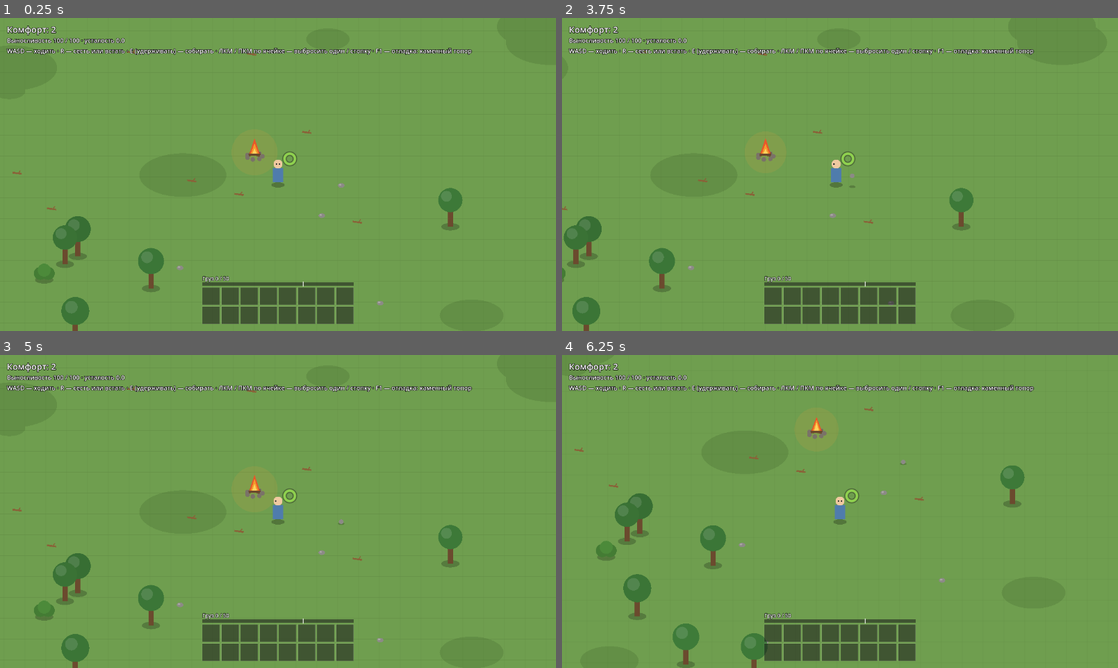
Above: before the commit, frames 1-4 (two rows, left to right).
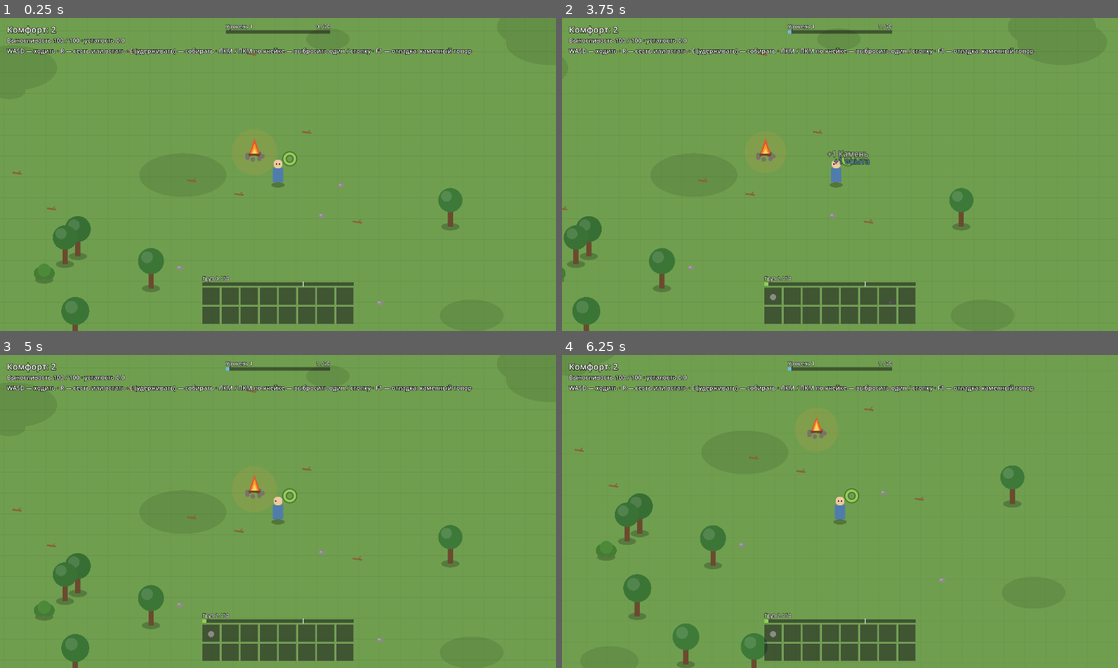
Above: after the commit, the same moments.

Repository: Chikkl/ember-wayfarer
Game: Godot game, scene res://src/main.tscn
The game is run twice, just before and just after one commit, with the same random seed, the same clock (stepped at 60 frames per second) and the same inputs.
Inputs (mouse positions are in pixels of both pictures, inside the frame that each line leads up to):
- Up to frame 1 (0.25 s): no input
- Up to frame 2 (3.75 s): tap Enter at 0.5, 2 s; drag from (840, 299) to (895, 105) at 0.52 s; tap Space at 1.25, 3.5 s; drag from (728, 190) to (812, 237) at 1.27 s; move the mouse to (895, 105) at 2.02 s; hold D (move_right) 2.03-2.75 s; hold E (interact) 2.03-2.75 s; tap R (rest) at 2.1 s; click (895, 105) at 2.17 s; drag from (812, 237) to (673, 127) at 2.77 s; move the mouse to (1006, 221) at 3.52 s; hold A (move_left) from 3.53 s (still down); hold E (interact) from 3.53 s (still down); tap Alt at 3.6 s; click (1006, 221) at 3.67 s
- Up to frame 3 (5 s): release A (move_left) at 4.25 s; release E (interact) at 4.25 s; drag from (111, 464) to (194, 433) at 4.27 s
- Up to frame 4 (6.25 s): tap Enter at 5 s; move the mouse to (867, 511) at 5.02 s; hold S (move_down) 5.03-5.75 s; hold E (interact) 5.03-5.75 s; click (867, 511) at 5.17 s; drag from (756, 433) to (728, 527) at 5.77 s

The runs differ from the first frame. In frame 1, 0.3% of the frame differs, in the area x 40-60%, y 2-6%; in frame 2, 0.6%, in the area x 36-60%, y 2-91%; in frame 3, 0.4%; in frame 4, 0.4%.

Commit message:
feat: Earn experience and levels from gathering
- Dropped loot gives experience by the xp column of data/items.csv,
  shown as "+N опыта" over the node
- Levels follow xp_base and xp_growth, extra experience carries
  over, every level gives development points
- The experience bar with the level and unspent points sits at the
  top of the screen; a new level flashes a ring around the player
- Picked sticks and stones go straight into the inventory: before,
  the player could walk away while the loot hopped and leave it

Diff:
--- a/src/main.tscn
+++ b/src/main.tscn
@@ -6,6 +6,7 @@
 [ext_resource type="PackedScene" path="res://src/player/player.tscn" id="4_player"]
 [ext_resource type="Script" path="res://src/ui/hud.gd" id="5_hud"]
 [ext_resource type="Script" path="res://src/ui/inventory_bar.gd" id="6_inventory"]
+[ext_resource type="Script" path="res://src/ui/xp_bar.gd" id="7_xp"]
 
 [node name="Main" type="Node2D"]
 script = ExtResource("1_main")
@@ -42,6 +43,9 @@
 [node name="Inventory" type="Control" parent="Hud"]
 script = ExtResource("6_inventory")
 
+[node name="Experience" type="Control" parent="Hud"]
+script = ExtResource("7_xp")
+
 [node name="Hint" type="Label" parent="Hud"]
 offset_left = 16.0
 offset_top = 66.0
--- a/src/player/player.gd
+++ b/src/player/player.gd
@@ -24,17 +24,23 @@
 const NEED_TOOL_HINT := "нужен инструмент"
 const BUNDLE_COLOR := Color("9b7a4c")
 const HIT_FLASH_TIME := 0.12
+const XP_COLOR := Color("6fb7e8")
+const LEVEL_COLOR := Color("ffd25e")
+## A ring grows around the player on a new level.
+const LEVEL_FLASH_TIME := 0.6
 ## A dropped pile lands this many tiles in front of the player.
 const DROP_DISTANCE_TILES := 0.8
 
 var stamina: Stamina
 var inventory: Inventory
+var progression: Progression
 var is_resting := false
 var facing := Facing.DOWN
 
 var _move_speed_px: float
 var _accel_time: float
 var _rest_params: Dictionary
+var _items: Dictionary
 var _work: WorkRhythm
 var _interact_radius_px: float
 ## Rows of data/tools.csv and the rhythm of work by hand.
@@ -45,6 +51,7 @@
 var _tool: ToolStats
 var _highlighted: ResourceNode
 var _hit_flash := 0.0
+var _level_flash := 0.0
 
 
 func _ready() -> void:
@@ -55,7 +62,10 @@
 	_accel_time = maxf(float(params.move_accel_time), 0.001)
 	_rest_params = GameData.params("comfort")
 	var gathering := GameData.params("gathering")
-	inventory = Inventory.new(gathering, GameData.table("items"))
+	_items = GameData.table("items")
+	inventory = Inventory.new(gathering, _items)
+	progression = Progression.new(GameData.params("progression"))
+	progression.leveled_up.connect(_on_leveled_up)
 	_tools = GameData.table("tools")
 	_hands_interval = float(gathering.hit_interval)
 	_work = WorkRhythm.new(_hands_interval)
@@ -78,6 +88,7 @@
 		regen_mult = CampComfort.rest_regen_mult(comfort, _rest_params)
 	stamina.update(delta, rest_rate, regen_mult)
 	_hit_flash = maxf(_hit_flash - delta, 0.0)
+	_level_flash = maxf(_level_flash - delta, 0.0)
 	queue_redraw()
 
 
@@ -90,7 +101,7 @@
 ## [method Inventory.carry_amount] first.
 func pick_up(item_id: String, amount := 1) -> void:
 	inventory.add(item_id, amount)
-	var item_name: String = GameData.table("items")[item_id].name
+	var item_name: String = _items[item_id].name
 	FloatingText.spawn(get_parent(), position + Vector2(0, -52), "+%d %s" % [amount, item_name])
 
 
@@ -169,7 +180,8 @@
 	if _work.update(delta, stamina, cost) and _target != null:
 		_hit_flash = HIT_FLASH_TIME
 		facing = facing_for(_target.global_position - global_position, facing)
-		_target.hit(_tool.power)
+		var loot := _target.hit(_tool.power)
+		_gain_xp(Progression.loot_xp(loot, _items), _target.position + Vector2(0, -44))
 
 
 ## Work needs a fitting tool in the inventory, the strongest one is taken.
@@ -187,6 +199,20 @@
 	_tool = ToolStats.new(tool_id, _tools, _hands_interval)
 	_work.interval = _tool.hit_interval
 	_work.start()
+
+
+## Experience for a result, shown as "+N опыта" over [param at].
+## Rules: docs/systems/tech-tree.md, "Опыт и уровень".
+func _gain_xp(amount: int, at: Vector2) -> void:
+	if amount <= 0:
+		return
+	FloatingText.spawn(get_parent(), at, "+%d опыта" % amount, XP_COLOR)
+	progression.add_xp(amount)
+
+
+func _on_leveled_up(level: int) -> void:
+	_level_flash = LEVEL_FLASH_TIME
+	FloatingText.spawn(get_parent(), position + Vector2(0, -68), "Уровень %d!" % level, LEVEL_COLOR)
 
 
 ## Work goes on while the node is in reach and the tool still fits it:
@@ -255,6 +281,11 @@
 	_draw_eyes(head)
 	if _target != null and _tool.id not in NodeHarvest.NO_TOOL:
 		_draw_tool()
+	if _level_flash > 0.0:
+		var t := _level_flash / LEVEL_FLASH_TIME
+		var color := LEVEL_COLOR
+		color.a = t
+		draw_arc(Vector2(0, -16), 14.0 + (1.0 - t) * 22.0, 0.0, TAU, 40, color, 3.0, true)
 
 
 ## The tool comes out of the inventory while the player works with it.
--- /dev/null
+++ b/src/player/progression.gd
@@ -0,0 +1,47 @@
+class_name Progression
+extends RefCounted
+## Experience, level and development points. Experience comes for results:
+## dropped resources and crafted items, never for a single strike.
+## Rules: docs/systems/tech-tree.md, "Опыт и уровень". Values: data/progression.json.
+
+signal leveled_up(level: int)
+
+var level := 1
+## Experience gathered towards the next level.
+var xp := 0
+## Unspent development points.
+var points := 0
+
+var _base: float
+var _growth: float
+var _points_per_level: int
+
+
+func _init(params: Dictionary) -> void:
+	_base = float(params.xp_base)
+	_growth = float(params.xp_growth)
+	_points_per_level = int(params.points_per_level)
+
+
+## Experience for [param loot] ({item_id: count}) by the xp column of [param items].
+static func loot_xp(loot: Dictionary, items: Dictionary) -> int:
+	var total := 0
+	for item_id: String in loot:
+		total += int(items[item_id].xp) * int(loot[item_id])
+	return total
+
+
+## Experience needed to go from [param from_level] to the next level.
+func threshold(from_level: int) -> int:
+	return roundi(_base * pow(_growth, from_level - 1))
+
+
+## Adds experience. Extra experience carries over to the next level,
+## every new level gives its points, several levels at once go one by one.
+func add_xp(amount: int) -> void:
+	xp += amount
+	while xp >= threshold(level):
+		xp -= threshold(level)
+		level += 1
+		points += _points_per_level
+		leveled_up.emit(level)
--- a/src/ui/hud.gd
+++ b/src/ui/hud.gd
@@ -9,15 +9,17 @@
 @onready var _debug_label: Label = $Debug
 @onready var _hint_label: Label = $Hint
 @onready var _inventory_bar: InventoryBar = $Inventory
+@onready var _xp_bar: XpBar = $Experience
 
 
 func _ready() -> void:
 	_inventory_bar.setup(player.inventory)
 	_inventory_bar.drop_requested.connect(player.drop_from_slot)
+	_xp_bar.setup(player.progression)
 
 
-## Capture mode keeps only the inventory bar: the text lines are placeholders
-## and debug values.
+## Capture mode keeps only the inventory and experience bars: the text lines
+## are placeholders and debug values.
 func hide_text() -> void:
 	_comfort_label.hide()
 	_debug_label.hide()
--- /dev/null
+++ b/src/ui/xp_bar.gd
@@ -0,0 +1,62 @@
+class_name XpBar
+extends Control
+## Level, experience bar and unspent points at the top of the screen.
+## Feedback rules: docs/systems/tech-tree.md, "Обратная связь игроку".
+
+const WIDTH_PX := 240.0
+const BAR_HEIGHT_PX := 8.0
+const LABEL_HEIGHT_PX := 16.0
+const TOP_MARGIN_PX := 12
+const FONT_SIZE := 12
+## Share of the bar the shown fill moves per second towards the real one.
+const FILL_SPEED := 1.5
+const BACK_COLOR := Color(0.1, 0.1, 0.1, 0.55)
+const XP_COLOR := Color("6fb7e8")
+const POINTS_COLOR := Color("ffd25e")
+
+var progression: Progression
+
+var _shown := 0.0
+var _shown_level := 1
+
+
+func setup(player_progression: Progression) -> void:
+	progression = player_progression
+	_shown_level = progression.level
+	size = Vector2(WIDTH_PX, LABEL_HEIGHT_PX + BAR_HEIGHT_PX)
+	set_anchors_and_offsets_preset(PRESET_CENTER_TOP, PRESET_MODE_KEEP_SIZE, TOP_MARGIN_PX)
+	mouse_filter = MOUSE_FILTER_IGNORE
+
+
+func _process(delta: float) -> void:
+	if progression == null:
+		return
+	if progression.level != _shown_level:
+		_shown_level = progression.level
+		_shown = 0.0
+	var target := float(progression.xp) / progression.threshold(progression.level)
+	_shown = move_toward(_shown, target, FILL_SPEED * delta)
+	queue_redraw()
+
+
+func _draw() -> void:
+	if progression == null:
+		return
+	var font := ThemeDB.fallback_font
+	var threshold := progression.threshold(progression.level)
+	_draw_text(font, Vector2(0, LABEL_HEIGHT_PX - 4), "Уровень %d" % progression.level)
+	var numbers := "%d / %d" % [progression.xp, threshold]
+	var numbers_width := font.get_string_size(numbers, HORIZONTAL_ALIGNMENT_LEFT, -1, FONT_SIZE).x
+	_draw_text(font, Vector2(size.x - numbers_width, LABEL_HEIGHT_PX - 4), numbers)
+	if progression.points > 0:
+		var points := "Очки развития: %d" % progression.points
+		var points_x := (size.x - font.get_string_size(points, 0, -1, FONT_SIZE).x) / 2.0
+		_draw_text(font, Vector2(points_x, LABEL_HEIGHT_PX - 4), points, POINTS_COLOR)
+	var bar := Rect2(0, LABEL_HEIGHT_PX, size.x, BAR_HEIGHT_PX)
+	draw_rect(bar, BACK_COLOR)
+	draw_rect(Rect2(bar.position, Vector2(bar.size.x * _shown, bar.size.y)), XP_COLOR)
+
+
+func _draw_text(font: Font, at: Vector2, text: String, color := Color.WHITE) -> void:
+	draw_string_outline(font, at, text, HORIZONTAL_ALIGNMENT_LEFT, -1, FONT_SIZE, 3, Color.BLACK)
+	draw_string(font, at, text, HORIZONTAL_ALIGNMENT_LEFT, -1, FONT_SIZE, color)
--- a/src/world/resource_node.gd
+++ b/src/world/resource_node.gd
@@ -77,8 +77,8 @@
 
 
 ## One hit by the player with a tool of [param power]: the node shakes and drops
-## its loot for this hit.
-func hit(power := 1.0) -> void:
+## its loot for this hit. Returns the loot as {item_id: count}.
+func hit(power := 1.0) -> Dictionary:
 	var loot := harvest.hit(power)
 	_bar = BAR_TIME
 	_start_shake()
@@ -87,6 +87,7 @@
 			_drop(item_id)
 	if harvest.is_depleted():
 		_deplete()
+	return loot
 
 
 ## Seconds until the node comes back, 0 if it is not waiting.
@@ -165,7 +166,14 @@
 	queue_redraw()
 
 
+## A stick or a stone goes straight into the inventory: the pickup is instant.
+## Loot the player cannot carry falls on the ground like any other loot.
 func _drop(item_id: String) -> void:
+	if node_id in FLAT_NODES:
+		var player: Player = get_tree().get_first_node_in_group(Player.GROUP)
+		if player != null and player.inventory.carry_amount(item_id) > 0:
+			player.pick_up(item_id)
+			return
 	var item := GroundItem.new()
 	item.item_id = item_id
 	item.position = position
--- a/tests/unit/test_gathering_flow.gd
+++ b/tests/unit/test_gathering_flow.gd
@@ -41,6 +41,7 @@
 	await wait_seconds(1.0)
 	assert_eq(player.inventory.count("leaves"), 6)
 	assert_almost_eq(player.stamina.fatigue, 0.36, 0.001, "3 hits of 4 stamina were spent")
+	assert_eq(player.progression.xp, 6, "1 xp per leaf, given when the leaves drop")
 
 
 func test_tree_without_axe_only_shakes() -> void:
@@ -49,6 +50,7 @@
 	await _hold_interact(0.7)
 	assert_eq(tree.harvest.hits_left, 6)
 	assert_eq(player.stamina.value, stamina)
+	assert_eq(player.progression.xp, 0, "Pushing gives no xp")
 
 
 func test_chopper_fells_a_tree_with_light_quick_strikes() -> void:
@@ -58,6 +60,7 @@
 	assert_eq(tree.node_id, "stump", "15 strikes every 0.4 s take 5.6 s")
 	assert_eq(tree.harvest.hits_left, 2.0, "The chopper does not take the stump")
 	assert_almost_eq(player.stamina.fatigue, 2.25, 0.001, "15 strikes of 5 stamina")
+	assert_eq(player.progression.xp, 14, "The same xp for a tree with any tool")
 
 
 func test_axe_is_taken_over_the_chopper() -> void:
@@ -67,3 +70,23 @@
 	await _hold_interact(3.1)
 	assert_eq(tree.node_id, "stump", "6 strikes every 0.6 s take 3.0 s")
 	assert_almost_eq(player.stamina.fatigue, 1.44, 0.001, "6 strikes of 8 stamina")
+
+
+func test_picked_stick_goes_straight_into_the_inventory() -> void:
+	_place("ground_stick")
+	await _hold_interact(0.05)
+	assert_eq(player.inventory.count("stick"), 1, "No hop and pull: the pickup is instant")
+	assert_eq(_piles().size(), 0)
+
+
+func test_stone_over_the_cap_stays_on_the_ground() -> void:
+	player.inventory.add("log", 7)
+	player.inventory.add("stone", 2)
+	_place("ground_stone")
+	await _hold_interact(0.05)
+	assert_eq(player.inventory.count("stone"), 2, "74 of 75: one more stone does not fit")
+	assert_eq(_piles().size(), 1, "The stone lies on the ground")
+
+
+func _piles() -> Array[Node]:
+	return world.get_children().filter(func(node: Node) -> bool: return node is GroundItem)
--- /dev/null
+++ b/tests/unit/test_progression.gd
@@ -0,0 +1,50 @@
+extends GutTest
+## Experience and levels from docs/systems/tech-tree.md, "Опыт и уровень",
+## with real data/progression.json and data/items.csv.
+
+var progression: Progression
+
+
+func before_each() -> void:
+	progression = Progression.new(GameData.params("progression"))
+
+
+func test_thresholds_match_the_spec_table() -> void:
+	var thresholds: Array[int] = []
+	for level in range(1, 6):
+		thresholds.append(progression.threshold(level))
+	assert_eq(thresholds, [30, 51, 87, 147, 251])
+
+
+func test_start_on_level_one_with_nothing() -> void:
+	assert_eq(progression.level, 1)
+	assert_eq(progression.xp, 0)
+	assert_eq(progression.points, 0)
+
+
+func test_level_up_gives_a_point_and_keeps_the_extra_xp() -> void:
+	watch_signals(progression)
+	progression.add_xp(29)
+	assert_eq(progression.level, 1)
+	progression.add_xp(5)
+	assert_eq(progression.level, 2)
+	assert_eq(progression.xp, 4, "34 - 30 carries over")
+	assert_eq(progression.points, 1)
+	assert_signal_emitted_with_parameters(progression, "leveled_up", [2])
+
+
+func test_several_levels_at_once_come_one_by_one() -> void:
+	watch_signals(progression)
+	progression.add_xp(30 + 51 + 10)
+	assert_eq(progression.level, 3)
+	assert_eq(progression.xp, 10)
+	assert_eq(progression.points, 2)
+	assert_signal_emit_count(progression, "leveled_up", 2)
+
+
+func test_loot_xp_by_the_items_table() -> void:
+	var items := GameData.table("items")
+	assert_eq(Progression.loot_xp({"log": 3, "stick": 2}, items), 14, "A felled tree")
+	assert_eq(Progression.loot_xp({"leaves": 2}, items), 2, "One hit on a bush")
+	assert_eq(Progression.loot_xp({}, items), 0)
+	assert_eq(Progression.loot_xp({"stone_axe": 1}, items), 0, "Crafted items give xp on crafting")
Not shown, added: src/player/progression.gd.uid
Not shown, added: src/ui/xp_bar.gd.uid
Not shown, added: tests/unit/test_progression.gd.uid
